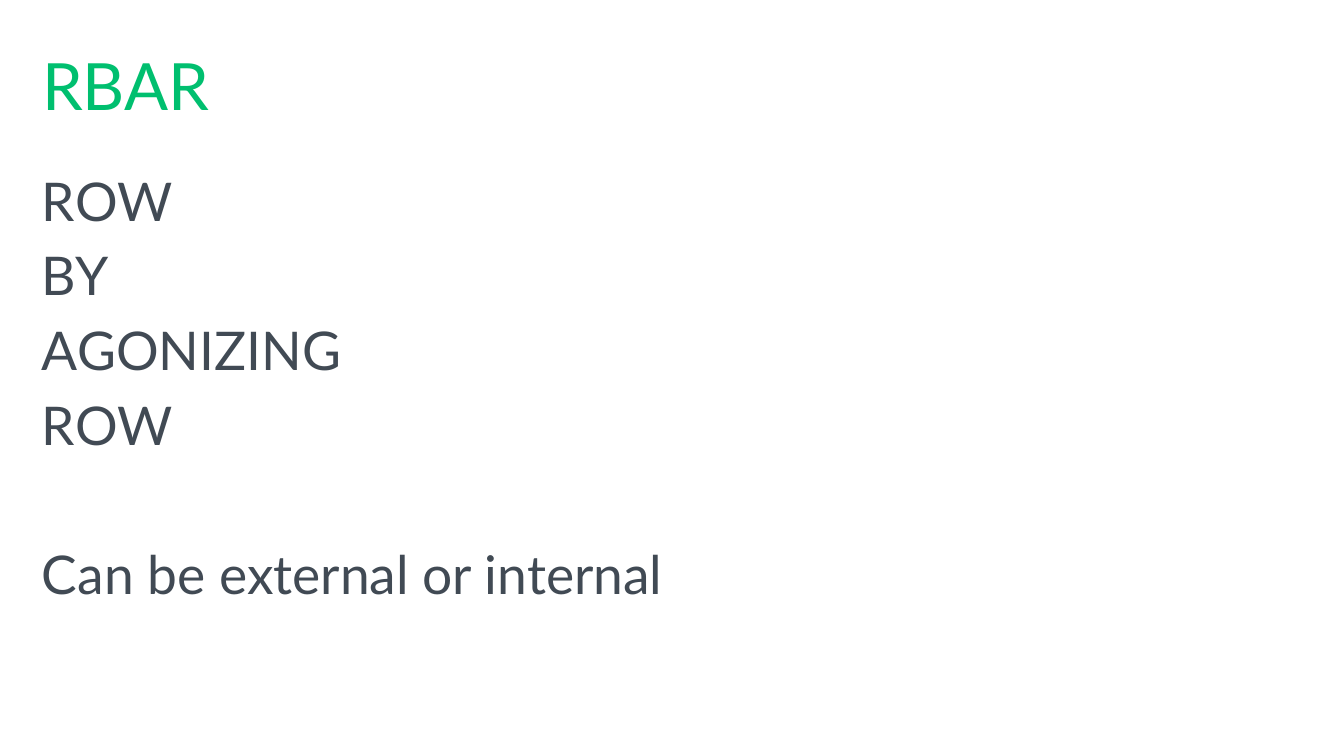
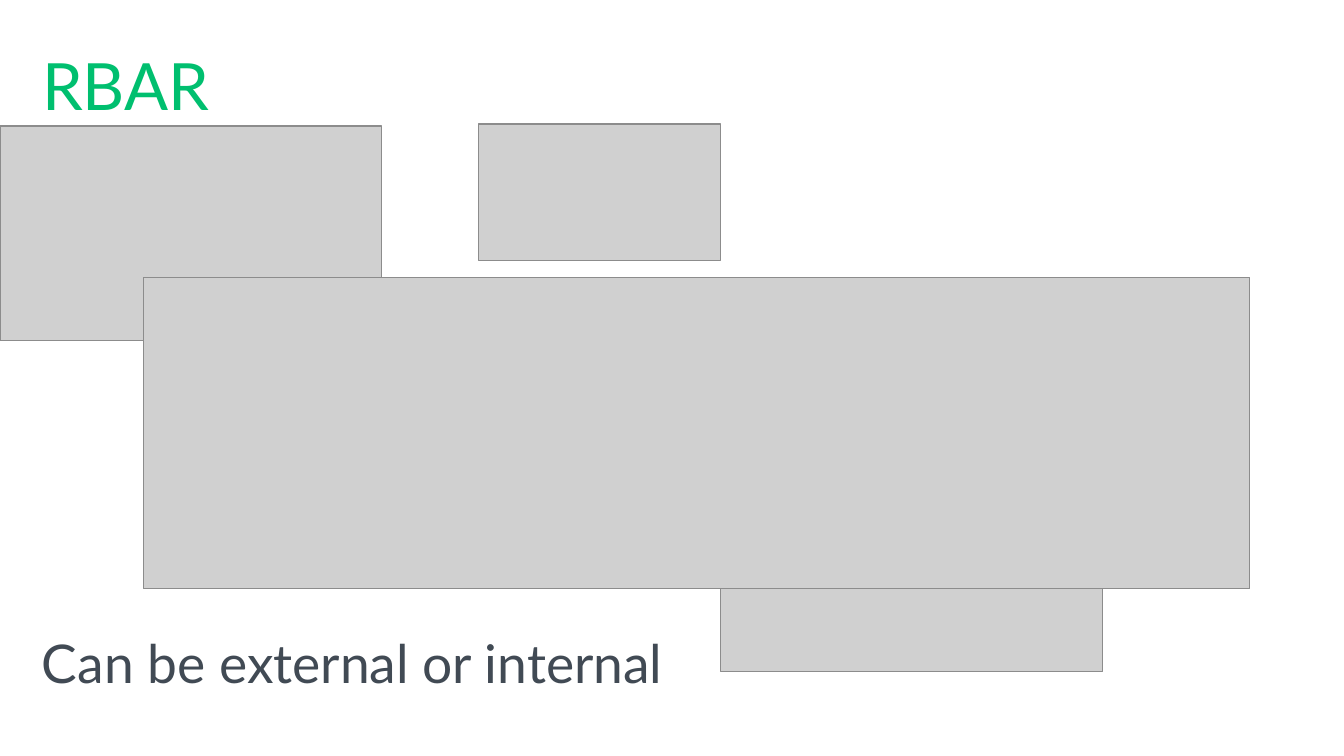
Before and after one commit to tf3604/SetMeUp, a slide deck: slide 5 of HowToThinkInSets.pptx. Drawn at 1344x756 pixels with LibreOffice and Linux fonts; fonts in the diff are those of the drawing; grey boxes stand for pictures; background and template pictures are left out. Boxes give left, top, right and bottom in pixels: in the first picture for what was removed or moved away, otherwise in the second. Text is boxed around its words. In the diff, an @@ line names an element or a change of style, - is before the commit and + after.

Commit message:
Add RBAR drawings to slide deck.

```diff
--- a/HowToThinkInSets.pptx
+++ b/HowToThinkInSets.pptx
@@ picture added at bbox=[0, 126, 382, 340] @@
@@ picture added at bbox=[479, 124, 721, 260] @@
@@ text at bbox=[42, 182, 341, 446]: paragraphs removed @@
-ROW
-BY
-AGONIZING
-ROW
@@ picture added at bbox=[143, 277, 1249, 589] @@
@@ picture added at bbox=[721, 458, 1103, 672] @@
@@ text "Can be external or internal": place and size @@
-text "Can be external or internal" at bbox=[42, 182, 663, 595]
+text "Can be external or internal" at bbox=[42, 643, 663, 684]
```
Also in this commit, not shown: 3 other slides changed, 3 other files.
